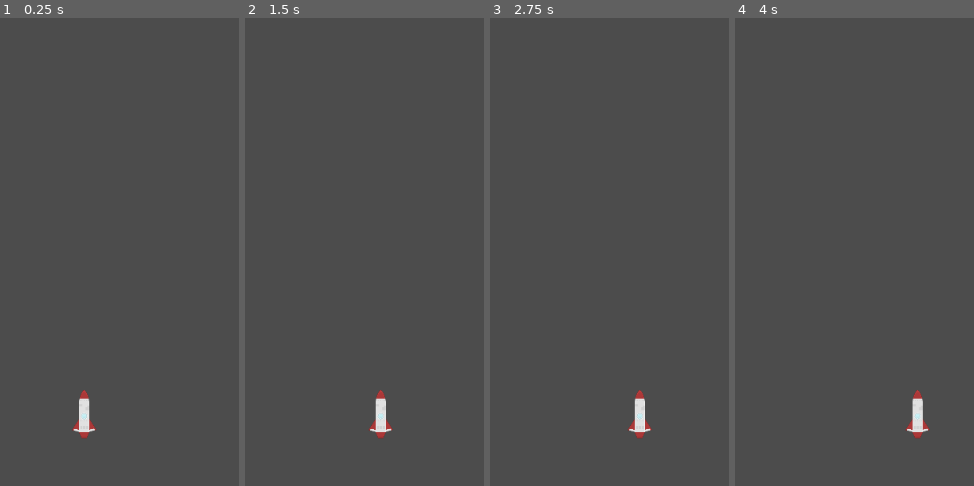
Above: before the commit, frames 1-4 (left to right).
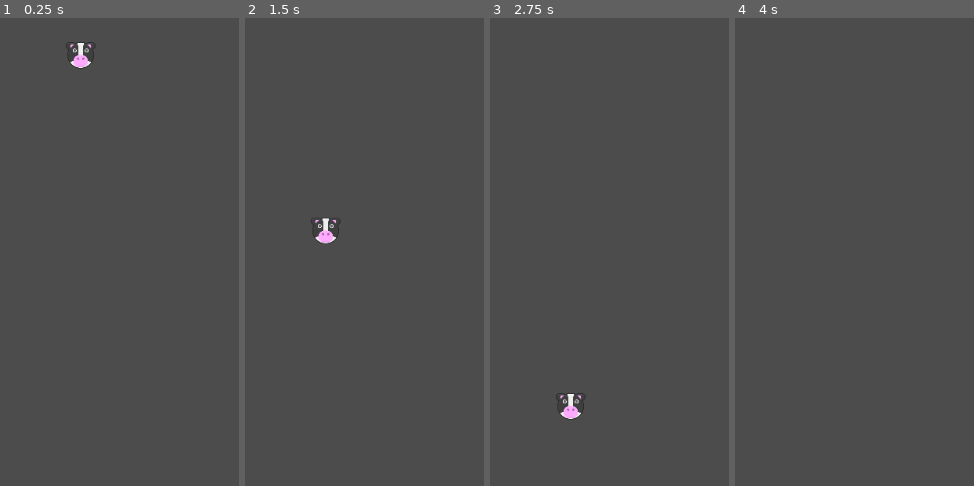
Above: after the commit, the same moments.

Repository: wli4/Exercise-02d-HUD-and-Levels
Game: Godot game, scene res://Game.tscn
Same seed, same stepped clock (60 frames per second), same inputs: the game is played once before the commit and once after it. Video files are missing from this copy of the repository; at most half a second of black plays in their place.
Inputs:
- Up to frame 1 (0.25 s): no input
- Up to frame 2 (1.5 s): hold D (right) 0.53-1.28 s; hold A (left) from 1.28 s (still down)
- Up to frame 3 (2.75 s): release A (left) at 2.03 s; hold D (right) from 2.03 s (still down)
- Up to frame 4 (4 s): release D (right) at 3.53 s; hold A (left) from 3.53 s (still down)

The runs differ from the first frame. In frame 1, 0.8% of the frame differs, in the area x 27-41%, y 5-90%; in frame 2, 0.8%; in frame 3, 0.8%; in frame 4, 0.5%.

Commit message:
Initial commit

Diff:
--- /dev/null
+++ b/Enemy/Enemy.gd
@@ -0,0 +1,9 @@
+extends KinematicBody2D
+
+
+export var speed = 3
+
+func _physics_process(delta):
+	position.y += speed
+	if position.y > get_viewport().size.y + 100:
+		queue_free()
--- a/Game.tscn
+++ b/Game.tscn
@@ -1,9 +1,11 @@
-[gd_scene load_steps=6 format=2]
+[gd_scene load_steps=8 format=2]
 
 [ext_resource path="res://Assets/starfield.webm" type="VideoStream" id=1]
 [ext_resource path="res://Assets/Background.gd" type="Script" id=2]
 [ext_resource path="res://Player/Player.gd" type="Script" id=3]
 [ext_resource path="res://Assets/player.png" type="Texture" id=4]
+[ext_resource path="res://Assets/cow.png" type="Texture" id=5]
+[ext_resource path="res://Enemy/Enemy.gd" type="Script" id=6]
 
 [sub_resource type="RectangleShape2D" id=1]
 extents = Vector2( 17.7289, 31.6387 )
@@ -39,8 +41,27 @@
 scale = Vector2( 0.2, 0.2 )
 polygon = PoolVector2Array( 13.5, -148.5, 13.5, -146.2, 20.5, -138.3, 20.5, -136, 29.5, -116.9, 29.5, -112.5, 37.5, -81 …(259 unchanged characters)…
 
-[node name="Area2D" type="Area2D" parent="Player_area/Player"]
+[node name="Damage" type="Area2D" parent="Player_area/Player"]
 
-[node name="CollisionShape2D" type="CollisionShape2D" parent="Player_area/Player/Area2D"]
+[node name="CollisionShape2D" type="CollisionShape2D" parent="Player_area/Player/Damage"]
 shape = SubResource( 1 )
+
+[node name="Enemies" type="Node2D" parent="."]
+
+[node name="Enemy" type="KinematicBody2D" parent="Enemies"]
+position = Vector2( 518, 2 )
+scale = Vector2( 0.25, 0.25 )
+script = ExtResource( 6 )
+__meta__ = {
+"_edit_group_": true
+}
+
+[node name="cow" type="Sprite" parent="Enemies/Enemy"]
+position = Vector2( 0, 3 )
+texture = ExtResource( 5 )
+
+[node name="CollisionPolygon2D" type="CollisionPolygon2D" parent="Enemies/Enemy"]
+position = Vector2( 0, 3 )
+polygon = PoolVector2Array( 70.5, -66.9, 76.5, -61.6, 76.5, -37, 67.5, -26.3, 67.5, -24.3, 72.5, -8.3, 72.5, 8.2, 70.2, 21, 68.7, 21, 55.7, 47, 54.3, 47, 41.3, 60, 39, 60, 24.6, 68, -23.6, 68, -36.5, 63.4, -36.5, 62, -54.5, 48, -54.5, 45.8, -62.5, 37.8, -62.5, 35.5, -70.5, 19.5, -70.5, 15, -72.7, -10, -71.2, -10, -67.9, -25.6, -76.5, -35.9, -76.5, -62, -71.4, -68, -68.9, -68, -31.3, -68, -28.2, -67, -26, -67, -24.4, -68, 24.4, -68, 26, -67, 28, -67, 30, -68, 70.5, -68 )
 [connection signal="finished" from="Background" to="Background" method="_on_Background_finished"]
+[connection signal="body_entered" from="Player_area/Player/Damage" to="Player_area/Player" method="_on_Damage_body_entered"]
--- a/Player/Player.gd
+++ b/Player/Player.gd
@@ -13,3 +13,7 @@
 	if Input.is_action_pressed("right"):
 		input_dir.x += 1
 	return input_dir.rotated(rotation)
+
+
+func _on_Damage_body_entered(body):
+	body.queue_free()
